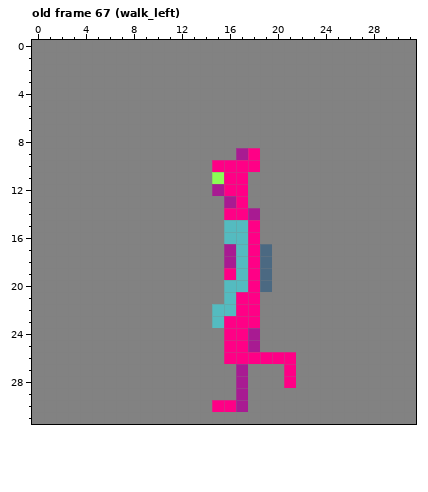
Edited in one commit: pixel-art file (Assets/Art/MrFish.aseprite). The first picture shows the starting point.
32x32 pixels, 121 frames. Shown: old frame 67 (walk_left). The commit also changed other frames, which this record leaves out.
And afterwards:
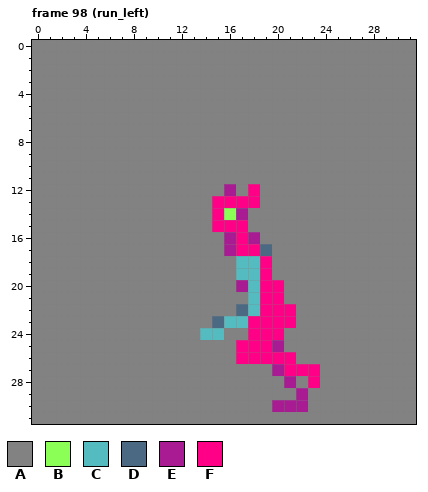
Palette (. is transparent): A #828282  B #8bff55  C #54bbc0  D #4b6982  E #a81b92  F #ff0086
A new or re-ordered frame is compared with the old frame closest to it.
Commit: replaces left-right run animation
Changes in this commit:
frames 121 -> 141
--- frame 98 (run_left) is new; against old frame 67 (walk_left), layers "armnear", "body"
@@ x 12..25 @@
  8 AAAAAAAAAAAAAA
- 9 AAAAAEFAAAAAAA
-10 AAAFFFFAAAAAAA
-11 AAABFFAAAAAAAA
-12 AAAEFFAAAAAAAA
-13 AAAAEFAAAAAAAA
-14 AAAAFFEAAAAAAA
-15 AAAACCFAAAAAAA
-16 AAAACCFAAAAAAA
-17 AAAAECFDAAAAAA
-18 AAAAECFDAAAAAA
-19 AAAAFCFDAAAAAA
-20 AAAACCFDAAAAAA
-21 AAAACFFAAAAAAA
-22 AAACCFFAAAAAAA
-23 AAACFFFAAAAAAA
-24 AAAAFFEAAAAAAA
-25 AAAAFFEAAAAAAA
-26 AAAAFFFFFFAAAA
-27 AAAAAEAAAFAAAA
-28 AAAAAEAAAFAAAA
-29 AAAAAEAAAAAAAA
-30 AAAFFEAAAAAAAA
+ 9 AAAAAAAAAAAAAA
+10 AAAAAAAAAAAAAA
+11 AAAAAAAAAAAAAA
+12 AAAAEAFAAAAAAA
+13 AAAFFFFAAAAAAA
+14 AAAFBEAAAAAAAA
+15 AAAFFFAAAAAAAA
+16 AAAAEFEAAAAAAA
+17 AAAAEFFDAAAAAA
+18 AAAAACCFAAAAAA
+19 AAAAACCFAAAAAA
+20 AAAAAECFFAAAAA
+21 AAAAAACFFAAAAA
+22 AAAAADCFFFAAAA
+23 AAADCCFFFFAAAA
+24 AACCAAFFFAAAAA
+25 AAAAAFFFEAAAAA
+26 AAAAAFFFFFAAAA
+27 AAAAAAAAEFFFAA
+28 AAAAAAAAAEAFAA
+29 AAAAAAAAAAEAAA
+30 AAAAAAAAEEEAAA
 31 AAAAAAAAAAAAAA
Boxes around the changes in both pictures, in picture pixels (x1, y1, x2, y2):
changed: (200, 148, 320, 412)
